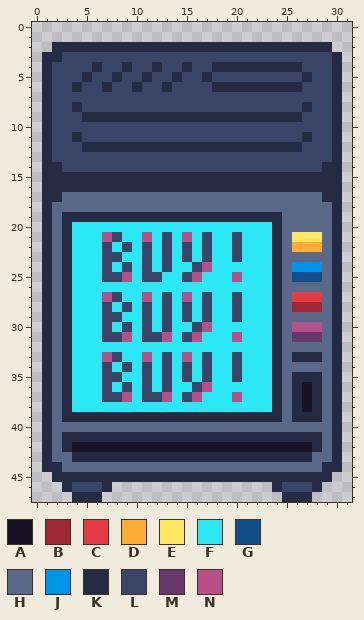
Pixel-art file, stored at Assets/2. Graphics/GeneralVendingMachine.aseprite. Above is the file before it was changed.
32x48 pixels, 1 frame.
Palette (. is transparent): A #181425  B #9e2835  C #e43b44  D #feae34  E #fee761  F #2ce8f5  G #124e89  H #5a6988  J #0095e9  K #262b44  L #3a4466  M #68386c  N #b55088
Now the later version:
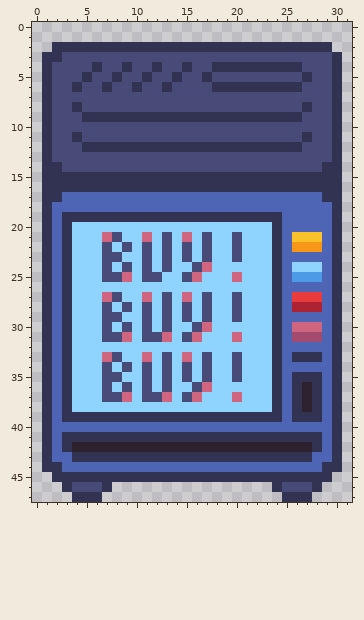
Change:
@@ palette @@
-A #181425
+A #2e222f
-B #9e2835
+B #ae2334
-C #e43b44
+C #e83b3b
-D #feae34
+D #f79617
-E #fee761
+E #f9c22b
-F #2ce8f5
+F #8fd3ff
-G #124e89
+G #4d9be6
-H #5a6988
+H #4d65b4
-K #262b44
+K #323353
-L #3a4466
+L #484a77
-M #68386c
+M #a24b6f
-N #b55088
+N #cf657f
--- layer "Vending Machine"
@@ x 24..30 @@
 23 KHHHHHK
-24 KHJJJHK
+24 KHFFFHK
 25 KHGGGHK
